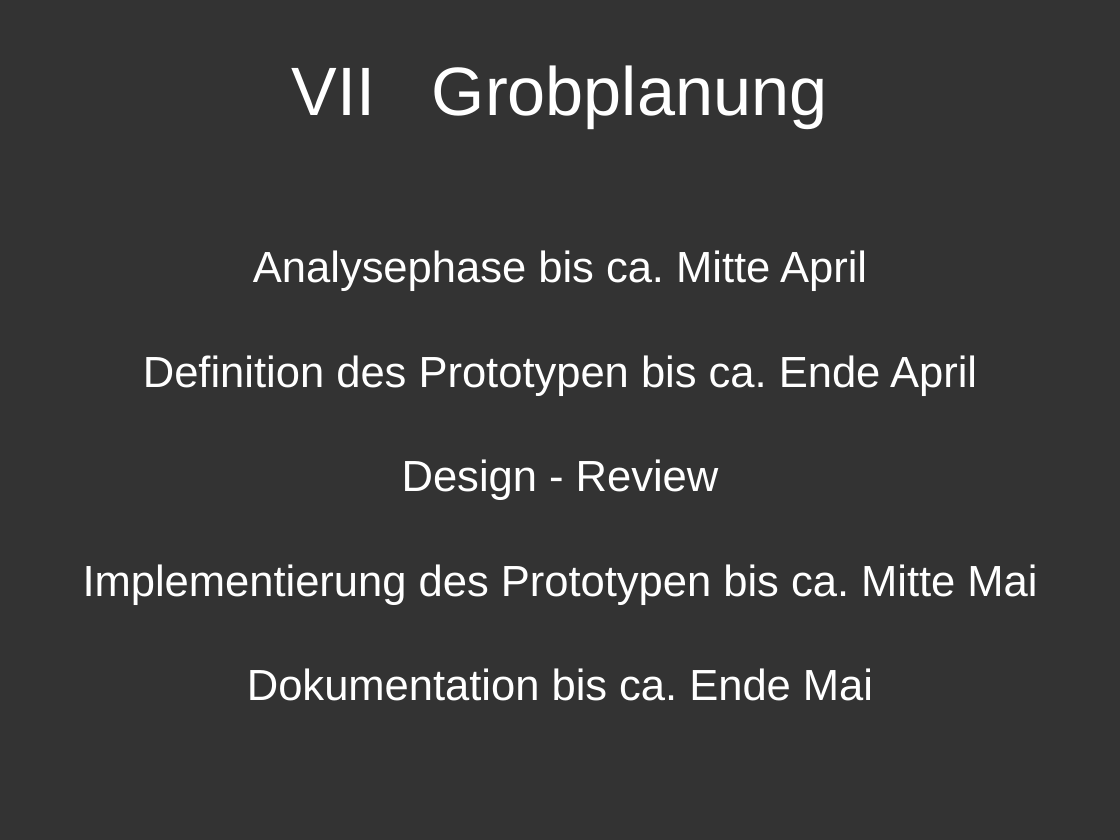
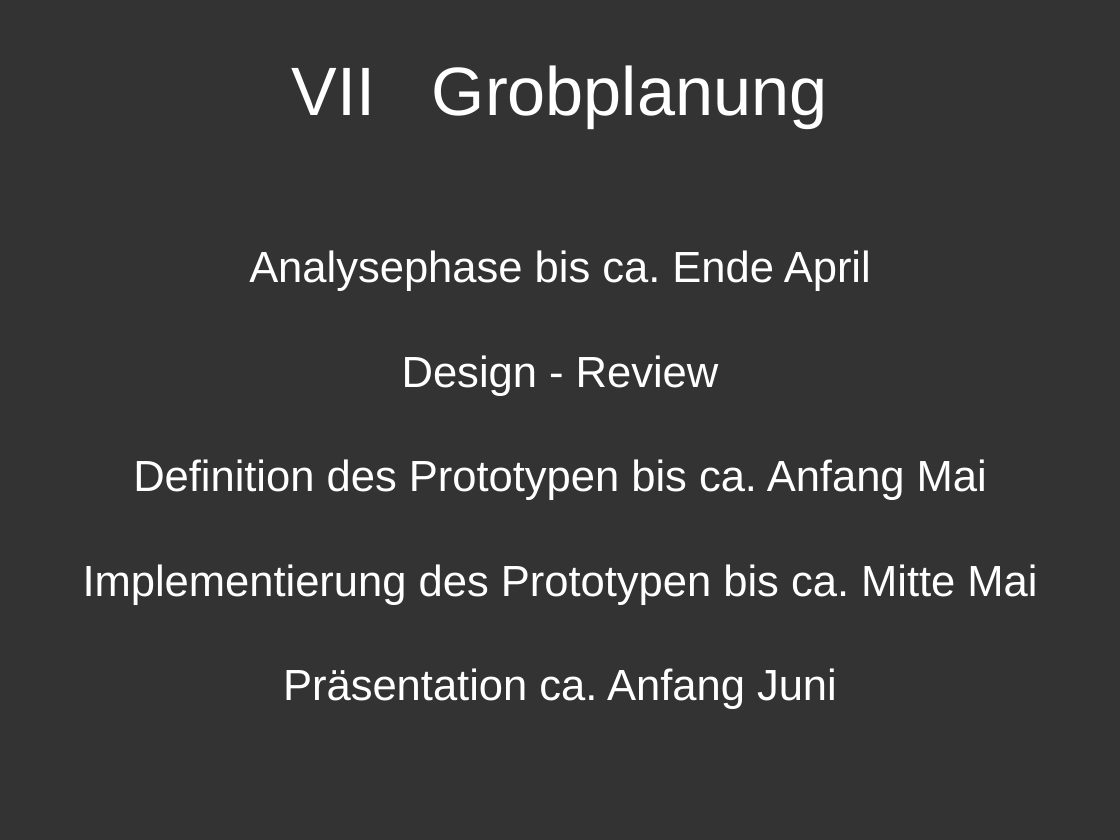
Before and after one commit to sushicutta/Diplomarbeit, a slide deck: slide 9 of praesentation/kickoff/kick-off-meeting.ppt. Drawn at 1120x840 pixels with LibreOffice and Linux fonts; fonts in the diff are those of the drawing. Boxes give left, top, right and bottom in pixels: in the first picture for what was removed or moved away, otherwise in the second. Text is boxed around its words. In the diff, an @@ line names an element or a change of style, - is before the commit and + after.

```diff
--- a/praesentation/kickoff/kick-off-meeting.ppt
+++ b/praesentation/kickoff/kick-off-meeting.ppt
@@ text at [249,250,871,291]: text changed @@
-Analysephase bis ca. Mitte April
-Definition des Prototypen bis ca. Ende April
+Analysephase bis ca. Ende April
@@ text at [133,459,987,500]: paragraph added @@
+Definition des Prototypen bis ca. Anfang Mai
@@ text at [283,668,837,709]: text changed @@
-Dokumentation bis ca. Ende Mai
+Präsentation ca. Anfang Juni
```
Also in this commit, not shown: 2 other files.
